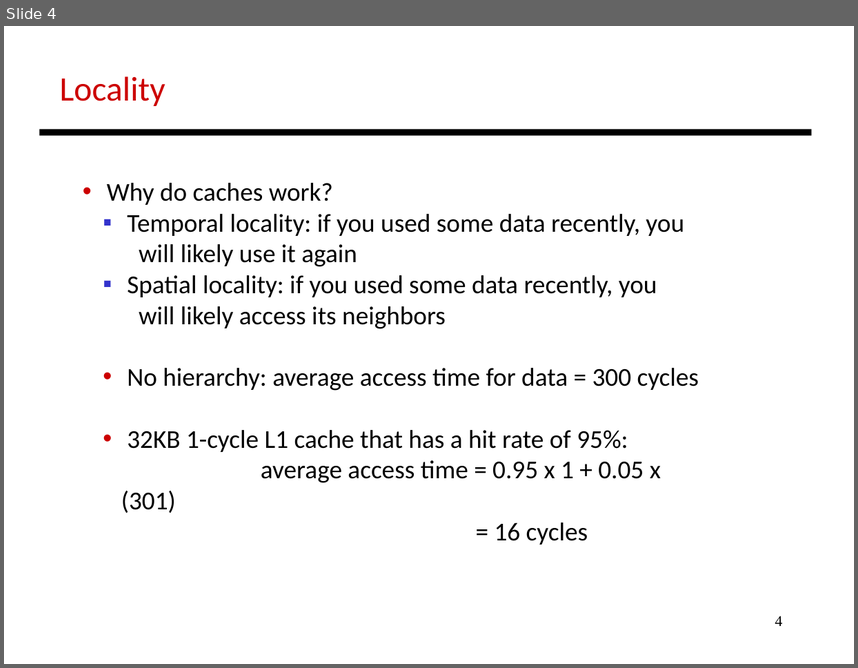
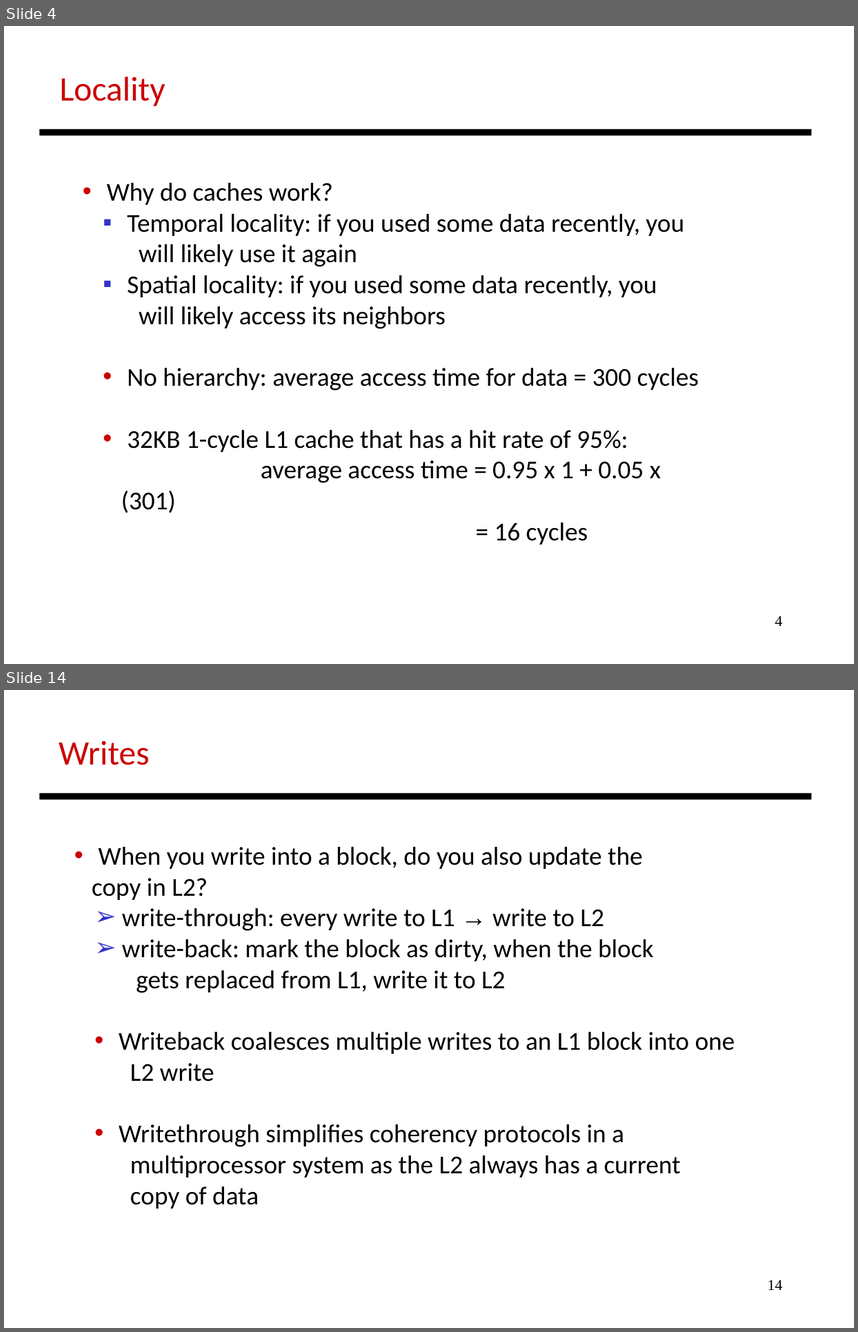
Before and after one commit to antonburtsev/cs3810, a slide deck: lectures/lecture15-caches/lecture15-caches.odp. Shown one above the other, each under a label of ours: slide 4 before the commit, slides 4 and 14 after it; the slides between them are not shown. The pictures are 858x668 and 858x1332 pixels, drawn with LibreOffice and Linux fonts; fonts in the diff are those of the drawing. Boxes give left, top, right and bottom in pixels: in the first picture for what was removed or moved away, otherwise in the second. Text is boxed around its words. In the diff, an @@ line names an element or a change of style, - is before the commit and + after.

```diff
--- a/lectures/lecture15-caches/lecture15-caches.odp
+++ b/lectures/lecture15-caches/lecture15-caches.odp
@@ slide 14 added at (4,690,854,1328), background #FFFFFF @@
@@ text added at (59,741,150,765), 32 pt, text #CC0000 @@
+Writes
@@ line added from (39, 796) to (812, 796), #000000 6.01 pt @@
@@ text added at (92,847,735,1208), 24 pt, text #000000 @@
+• When you write into a block, do you also update the
+copy in L2?
+  ➢ write-through: every write to L1 → write to L2
+  ➢ write-back: mark the block as dirty, when the block
+gets replaced from L1, write it to L2
+• Writeback coalesces multiple writes to an L1 block into one
+L2 write
+• Writethrough simplifies coherency protocols in a
+multiprocessor system as the L2 always has a current
+copy of data
@@ page number added at (768,1279,783,1290), 14 pt, text #000000 @@
+14
```
Also in this commit, not shown: 12 other slides added, 2 other files.
